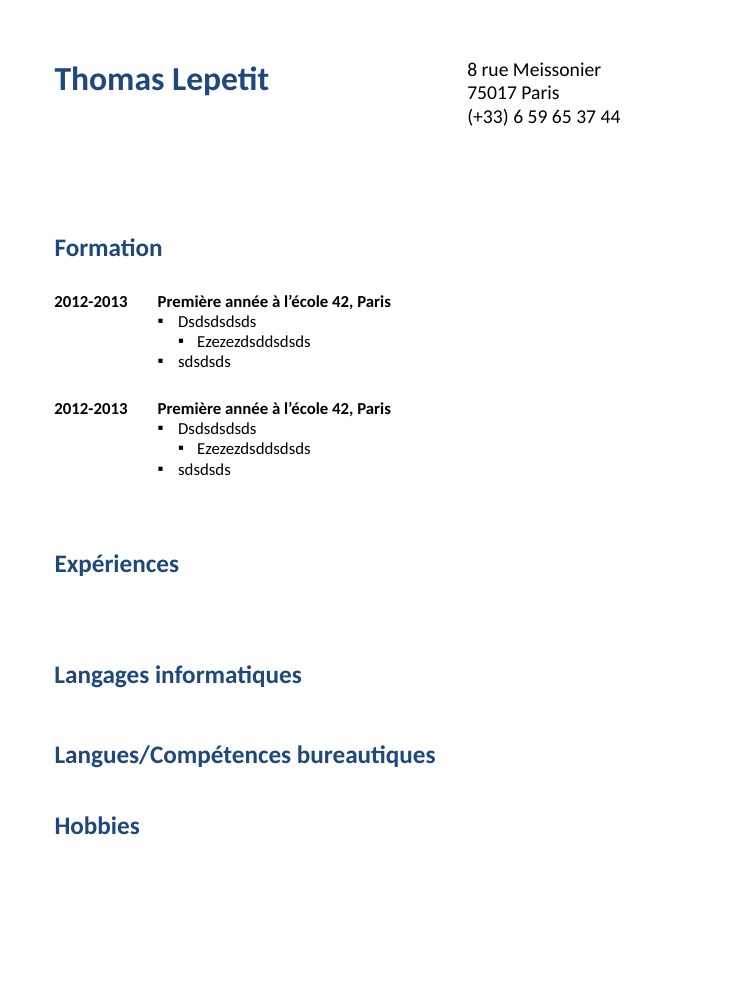
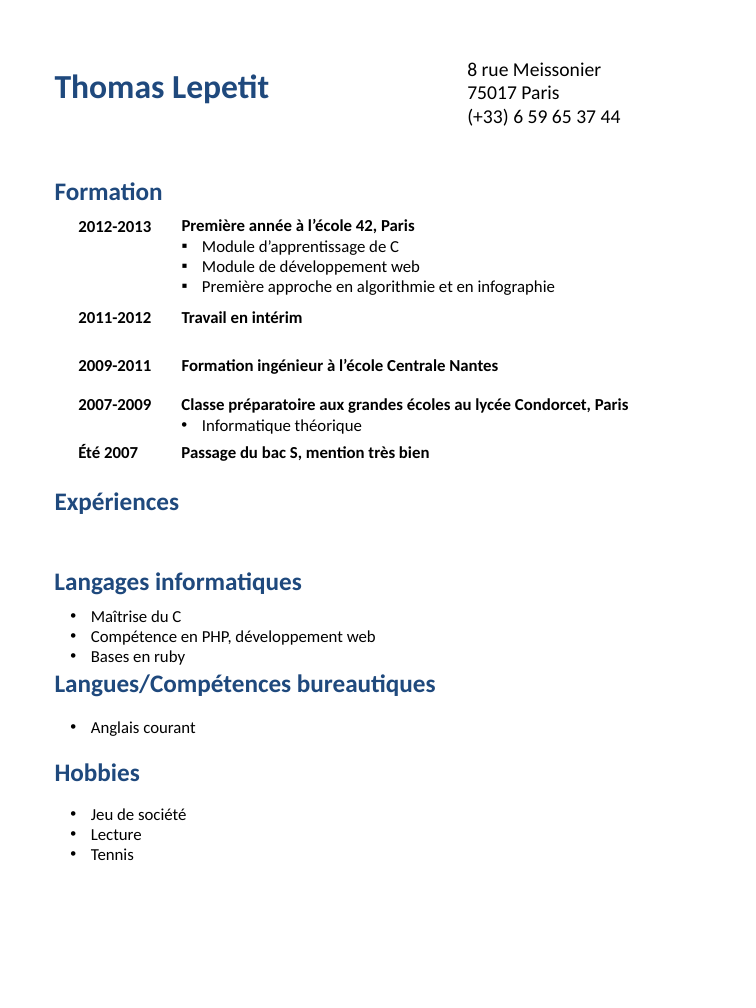
Before and after one commit to lastro/perso, a slide deck: slide 1 of Recherche stage/CV.pptx. Drawn at 756x1008 pixels with LibreOffice and Linux fonts; fonts in the diff are those of the drawing. Boxes give left, top, right and bottom in pixels: in the first picture for what was removed or moved away, otherwise in the second. Text is boxed around its words. In the diff, an @@ line names an element or a change of style, - is before the commit and + after.

Commit message:
premiere version cv

```diff
--- a/Recherche stage/CV.pptx
+++ b/Recherche stage/CV.pptx
@@ text "Thomas Lepetit" moved from (x1=55, y1=66, x2=269, y2=96) to (x1=55, y1=74, x2=269, y2=104) @@
@@ text "Formation" moved from (x1=55, y1=238, x2=163, y2=256) to (x1=55, y1=182, x2=163, y2=200) @@
@@ text "2012-2013" moved from (x1=54, y1=296, x2=127, y2=307) to (x1=78, y1=221, x2=151, y2=232) @@
@@ text "Première année à l’école 42, ..." moved from (x1=158, y1=295, x2=391, y2=367) to (x1=182, y1=219, x2=555, y2=295) @@
@@ text at (x1=202, y1=240, x2=555, y2=295): text changed @@
-▪ Dsdsdsdsds
-  ▪ Ezezezdsddsdsds
-▪ sdsdsds
+▪ Module d’apprentissage de C
+▪ Module de développement web
+▪ Première approche en algorithmie et en infographie
@@ text at (x1=78, y1=312, x2=151, y2=323): text changed @@
-2012-2013
+2011-2012
@@ text at (x1=182, y1=311, x2=303, y2=323): text changed; bold on @@
-Première année à l’école 42, Paris
-▪ Dsdsdsdsds
-  ▪ Ezezezdsddsdsds
-▪ sdsdsds
+Travail en intérim
@@ text added at (x1=182, y1=359, x2=498, y2=374), 12 pt, text #000000, bold @@
+Formation ingénieur à l’école Centrale Nantes
@@ text added at (x1=78, y1=360, x2=151, y2=371), 12 pt, text #000000, bold @@
+2009-2011
@@ text added at (x1=78, y1=399, x2=151, y2=410), 12 pt, text #000000, bold @@
+2007-2009
@@ text added at (x1=181, y1=398, x2=629, y2=434), 12 pt, text #000000, bold @@
+Classe préparatoire aux grandes écoles au lycée Condorcet, Paris
+• Informatique théorique
@@ text added at (x1=78, y1=445, x2=138, y2=458), 12 pt, text #000000, bold @@
+Été 2007
@@ text added at (x1=181, y1=446, x2=430, y2=461), 12 pt, text #000000, bold @@
+Passage du bac S, mention très bien
@@ text "Expériences" moved from (x1=55, y1=554, x2=180, y2=576) to (x1=55, y1=492, x2=180, y2=514) @@
@@ text "Langages informatiques" moved from (x1=54, y1=665, x2=302, y2=688) to (x1=54, y1=572, x2=302, y2=595) @@
@@ text added at (x1=91, y1=610, x2=376, y2=665), 12 pt, text #000000 @@
+• Maîtrise du C
+• Compétence en PHP, développement web
+• Bases en ruby
@@ text "Langues/Compétences bureautiques" moved from (x1=55, y1=745, x2=436, y2=768) to (x1=55, y1=674, x2=436, y2=697) @@
@@ text added at (x1=91, y1=721, x2=195, y2=736), 12 pt, text #000000 @@
+• Anglais courant
@@ text "Hobbies" moved from (x1=55, y1=816, x2=140, y2=834) to (x1=55, y1=763, x2=140, y2=781) @@
@@ text added at (x1=91, y1=808, x2=186, y2=860), 12 pt, text #000000 @@
+• Jeu de société
+• Lecture
+• Tennis
```
